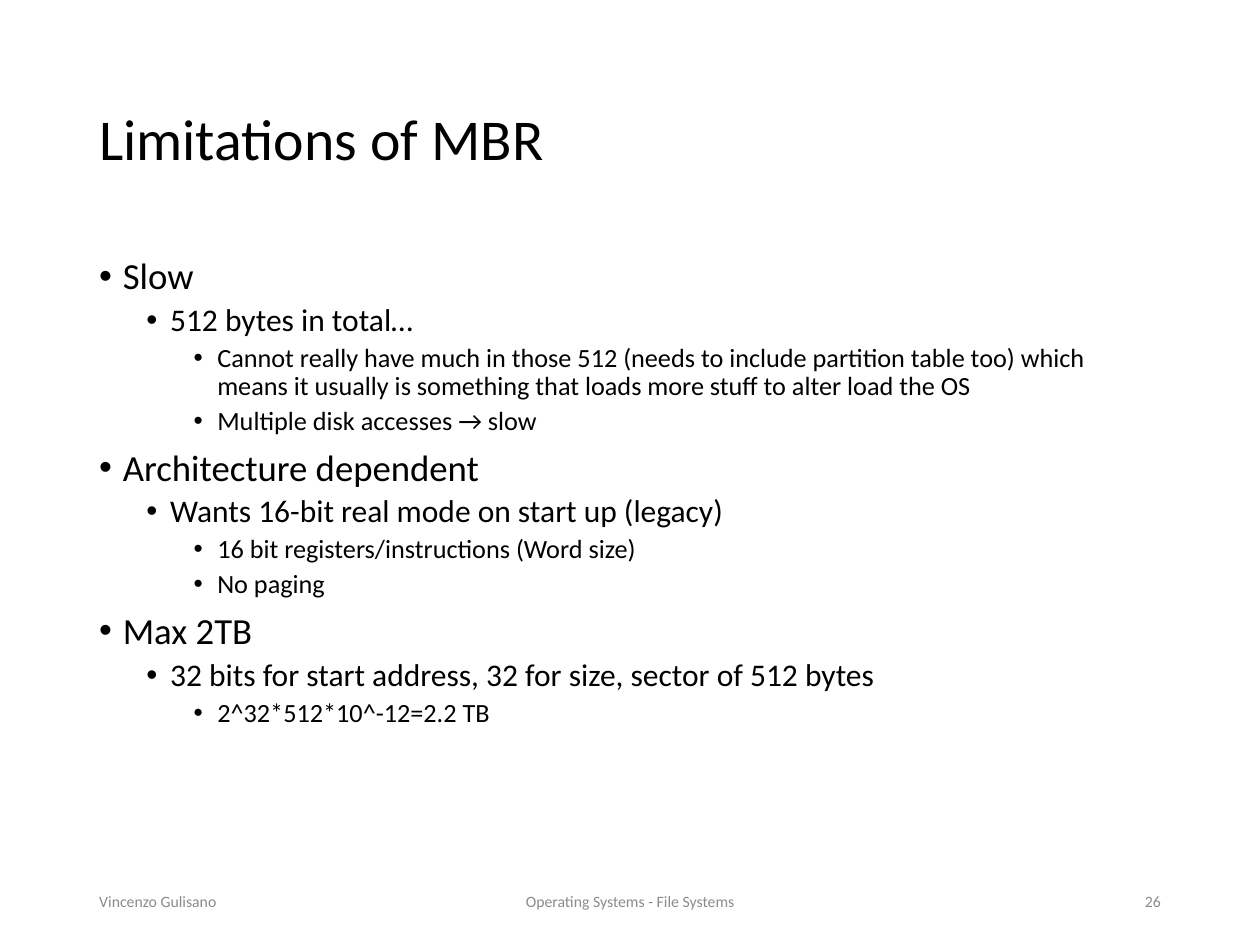
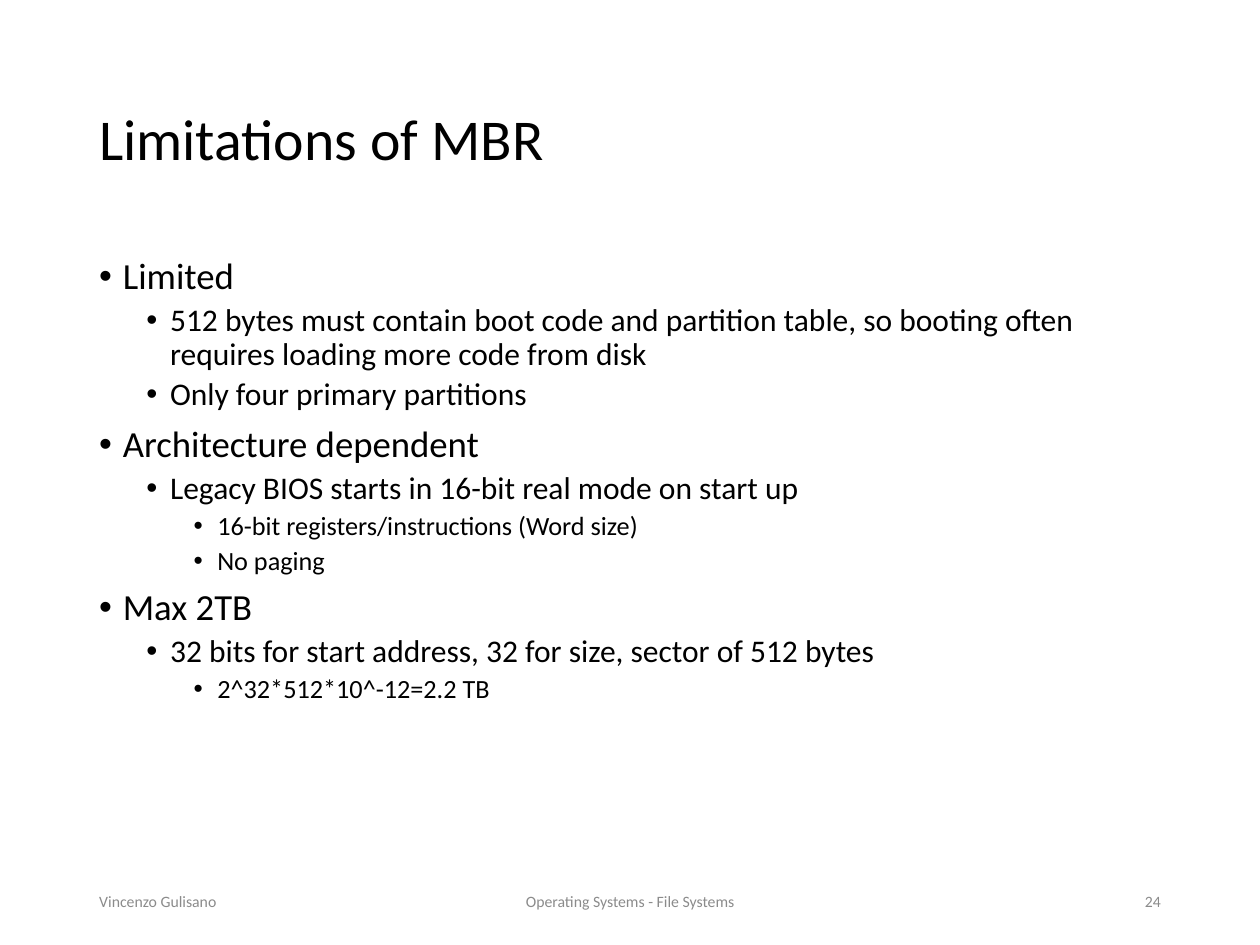
Before and after one commit to vincenzo-gulisano/os_material, a slide deck: slide 24 of slides/file_systems.pptx (slide 26 before the commit). Drawn at 1260x945 pixels with LibreOffice and Linux fonts; fonts in the diff are those of the drawing. Boxes give left, top, right and bottom in pixels: in the first picture for what was removed or moved away, otherwise in the second. Text is boxed around its words. In the diff, an @@ line names an element or a change of style, - is before the commit and + after.

Commit message:
scripted new part on UEFI and legacy BIOS

```diff
--- a/slides/file_systems.pptx
+++ b/slides/file_systems.pptx
@@ text at (x1=123, y1=263, x2=1073, y2=410): text changed; size 15 to 18 pt @@
-• Slow
-  • 512 bytes in total…
-    • Cannot really have much in those 512 (needs to include partition table too) which means it usually is something that loads more stuff to alter load the OS
-    • Multiple disk accesses → slow
+• Limited
+  • 512 bytes must contain boot code and partition table, so booting often requires loading more code from disk
+  • Only four primary partitions
@@ text at (x1=170, y1=477, x2=798, y2=540): text changed; size 15 to 18 pt @@
-  • Wants 16-bit real mode on start up (legacy)
-    • 16 bit registers/instructions (Word size)
+  • Legacy BIOS starts in 16-bit real mode on start up
+    • 16-bit registers/instructions (Word size)
@@ page number at (x1=1145, y1=897, x2=1161, y2=907): text changed @@
-26
+24
```
Also in this commit, not shown: 7 other slides changed, 2 slides removed, 1 other file.
